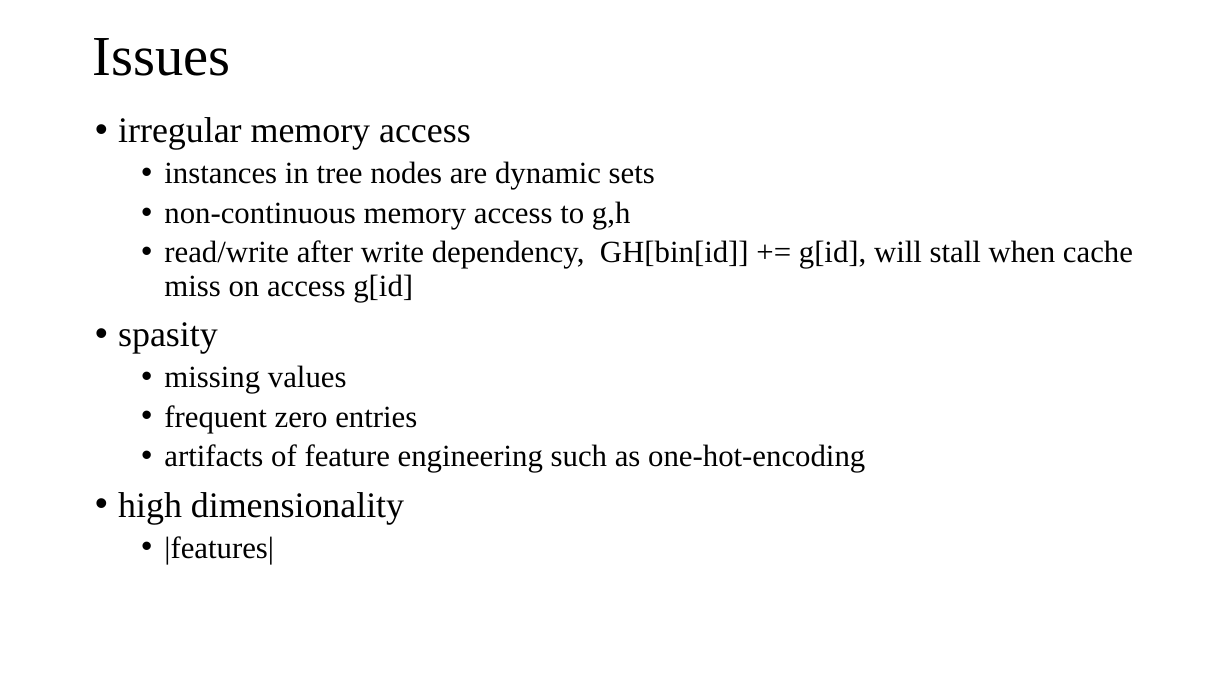
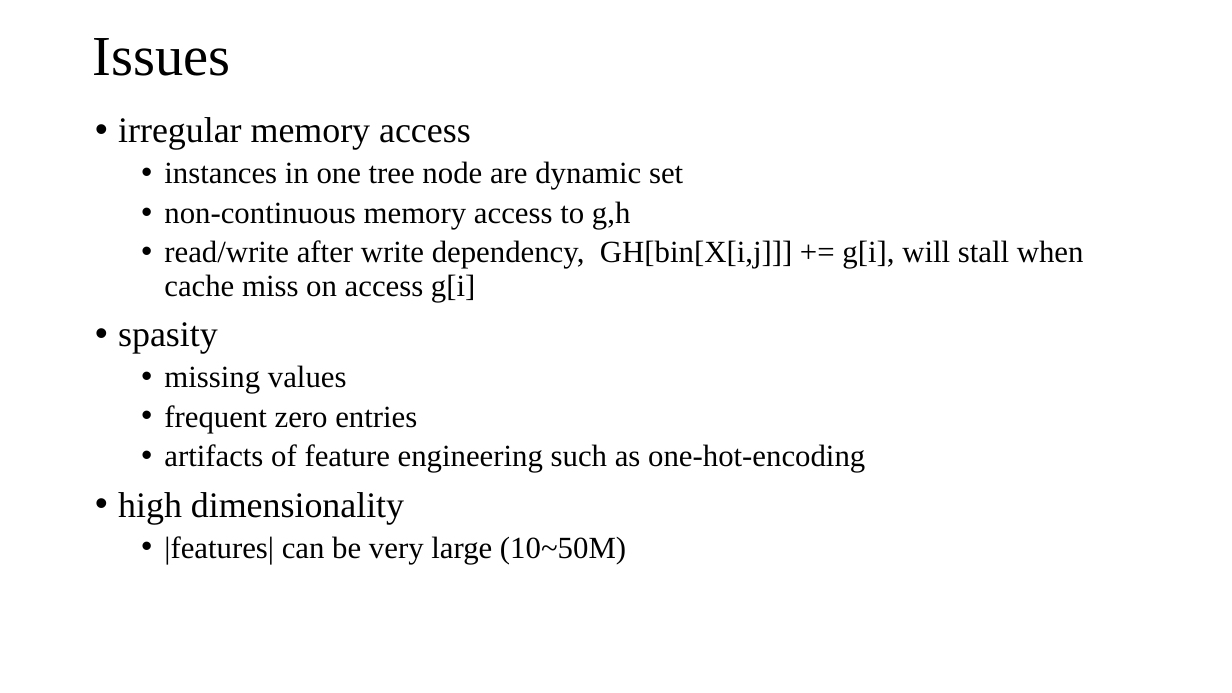
Before and after one commit to DSC-SPIDAL/harp, a slide deck: slide 6 of doc/meeting/0919-DistributedGBT-II/DistributedGBT-II-09192018.pptx. Drawn at 1232x693 pixels with LibreOffice and Linux fonts; fonts in the diff are those of the drawing. Boxes give left, top, right and bottom in pixels: in the first picture for what was removed or moved away, otherwise in the second. Text is boxed around its words. In the diff, an @@ line names an element or a change of style, - is before the commit and + after.

```diff
--- a/doc/meeting/0919-DistributedGBT-II/DistributedGBT-II-09192018.pptx
+++ b/doc/meeting/0919-DistributedGBT-II/DistributedGBT-II-09192018.pptx
@@ text at (x1=164, y1=161, x2=683, y2=189): text changed @@
-  • instances in tree nodes are dynamic sets
+  • instances in one tree node are dynamic set
@@ text at (x1=164, y1=240, x2=1084, y2=302): text changed @@
-  • read/write after write dependency, GH[bin[id]] += g[id], will stall when cache miss on access g[id]
+  • read/write after write dependency, GH[bin[X[i,j]]] += g[i], will stall when cache miss on access g[i]
@@ text at (x1=164, y1=536, x2=626, y2=564): text changed @@
-  • |features|
+  • |features| can be very large (10~50M)
```
Also in this commit, not shown: 14 other slides changed, 1 slide added, 1 slide removed, 4 other files.
